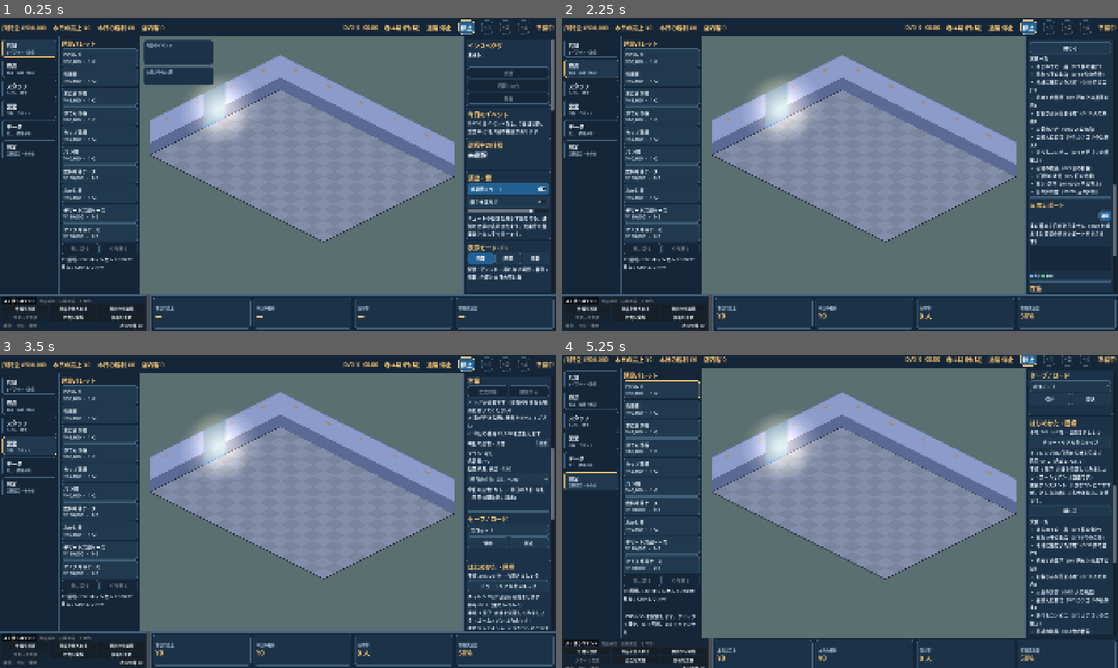
Above: before the commit, frames 1-4 (two rows, left to right).
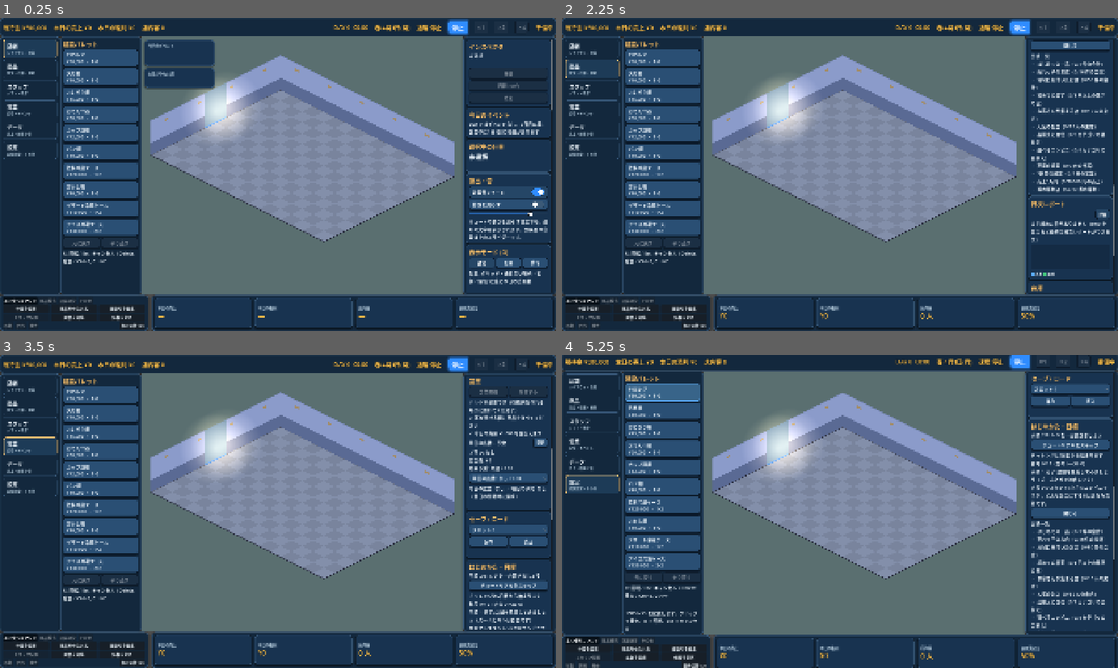
Above: after the commit, the same moments.

Repository: yn217/Convenience_store_Sim
Game: Godot game, scene res://scenes/main/Main.tscn
Same seed, same stepped clock (60 frames per second), same inputs: the game is played once before the commit and once after it.
Inputs (mouse positions are in pixels of both pictures, inside the frame that each line leads up to):
- Up to frame 1 (0.25 s): no input
- Up to frame 2 (2.25 s): click "停止" at 0.5 s; click (589, 49) at 1.27 s; click (589, 68) at 2.02 s
- Up to frame 3 (3.5 s): click (27, 445) at 2.77 s
- Up to frame 4 (5.25 s): click (589, 467) at 3.52 s; click (589, 486) at 4.27 s; click "POSレジ ¥90,000 ・ 1×2" at 5 s

The runs differ from the first frame. In frame 1, 18% of the frame differs, in the area x 0-100%, y 0-100%; in frame 2, 17%; in frame 3, 17%; in frame 4, 21%.

Commit message:
style: game-style theme for buttons, toasts, speed group and controls (#61)
- ui_theme: chunky two-tone buttons (bottom edge, pressed sinks onto it),
  thick rounded frames, shadowed cards, outlined gold values, segmented
  speed group (selected segment blue with glow), pill toggles, round-knob
  sliders, underline tabs. Primary/Confirm/Danger button variations added.
- cue_layer/cue_text: toasts are pills (max width 420, 6 px gaps) with a
  scale-in and fade driven by the existing clock; achievements get a warm rim.
- game_hud: speed buttons take Segment Left/Mid/Right variations (no new nodes).
- Tests: tests/unit/test_ui_theme_look.gd. Full suite 330 tests, 0 failures.
- Screenshots: docs/qa/screens/theme_before.png, theme_after.png.

Co-Authored-By: Claude Opus 5.5 <noreply@anthropic.com>

Diff:
--- a/scripts/presentation/cue_layer.gd
+++ b/scripts/presentation/cue_layer.gd
@@ -4,12 +4,19 @@
 ## toasts (top centre), "+¥" floats above the register, register glow, door flash, confetti and
 ## the small pickup / empty-handed marks over customers. Read-only.
 
-const TOAST_BG := Color(0.08, 0.10, 0.14, 0.88)
 const PRIORITY_EDGE := {"critical": Color("ff8a80"), "important": Color("ffd54f"), "normal": Color("90caf9"), "ambient": Color("b0bec5")}
 const PRIORITY_MARK := {"critical": "‼", "important": "★", "normal": "●", "ambient": "・"}
+const TOAST_FONT := 17
+const TOAST_MAX_WIDTH := 420.0
+const TOAST_PAD := 32.0
+const TOAST_GAP := 6.0
+const TOAST_POP_SECONDS := 0.18
 
 var _world: Node2D
 var _player: CuePlayer
+## Toast pills, built once per priority (UiTheme.toast_box); alpha is set per frame, no allocation.
+var _toast_boxes: Dictionary = {}
+var _achievement_box: StyleBoxFlat
 
 
 func _ready() -> void:
@@ -71,14 +78,38 @@
 		draw_rect(Rect2(pos, Vector2(8, 5)), Color.from_hsv(p["hue"], 0.6, 1.0, 1.0 - p["age"] / p["ttl"]))
 	var y := 14.0
 	for t in _player.toasts:
-		var text := "%s %s" % [PRIORITY_MARK[t["priority"]], t["text"]]
-		var ext := font.get_string_size(text, HORIZONTAL_ALIGNMENT_LEFT, -1, 18)
-		var r := Rect2(Vector2((size.x - ext.x) * 0.5 - 12.0, y), ext + Vector2(24.0, 12.0))
+		var ach := CueText.is_achievement(String(t["text"]))
+		var priority: String = t["priority"]
+		var text := "%s %s" % [PRIORITY_MARK[priority], t["text"]]
+		var ext := font.get_string_size(text, HORIZONTAL_ALIGNMENT_LEFT, -1, TOAST_FONT)
+		var w := minf(ext.x + TOAST_PAD, TOAST_MAX_WIDTH)
+		var h := ext.y + 12.0
 		var fade := 1.0 if _player.reduce_motion else clampf((t["ttl"] - t["age"]) / 0.3, 0.0, 1.0)
-		draw_rect(r, Color(TOAST_BG, TOAST_BG.a * fade))
-		draw_rect(r, Color(PRIORITY_EDGE[t["priority"]], fade), false, 2.0)
-		draw_string(font, r.position + Vector2(12.0, ext.y + 1.0), text, HORIZONTAL_ALIGNMENT_LEFT, -1, 18, Color(1, 1, 1, fade))
-		y += r.size.y + 6.0
+		var pop := 1.0 if _player.reduce_motion else clampf(float(t["age"]) / TOAST_POP_SECONDS, 0.0, 1.0)
+		var pop_scale := 0.9 + 0.1 * (1.0 - pow(1.0 - pop, 3.0))   # scale-in 0.9 -> 1.0, eased; no tween objects
+		var alpha := fade * pop
+		var box := _toast_box(priority, ach)
+		var edge: Color = UiTheme.WARM if ach else PRIORITY_EDGE[priority]
+		box.bg_color = Color(UiTheme.TOAST_BG, UiTheme.TOAST_BG.a * alpha)
+		box.border_color = Color(edge, (1.0 if ach else 0.7) * alpha)
+		draw_set_transform(Vector2(size.x * 0.5, y + h * 0.5), 0.0, Vector2(pop_scale, pop_scale))
+		draw_style_box(box, Rect2(Vector2(-w * 0.5, -h * 0.5), Vector2(w, h)))
+		var ink: Color = UiTheme.WARM if ach else Color.WHITE
+		var baseline := Vector2(-w * 0.5 + 16.0, -h * 0.5 + (h - ext.y) * 0.5 + font.get_ascent(TOAST_FONT))
+		draw_string_outline(font, baseline, text, HORIZONTAL_ALIGNMENT_LEFT, w - TOAST_PAD, TOAST_FONT, 3, Color(0, 0, 0, 0.6 * alpha))
+		draw_string(font, baseline, text, HORIZONTAL_ALIGNMENT_LEFT, w - TOAST_PAD, TOAST_FONT, Color(ink, alpha))
+		y += h + TOAST_GAP
+	draw_set_transform(Vector2.ZERO)
+
+
+func _toast_box(priority: String, achievement: bool) -> StyleBoxFlat:
+	if achievement:
+		if _achievement_box == null:
+			_achievement_box = UiTheme.toast_box(PRIORITY_EDGE["important"], true)
+		return _achievement_box
+	if not _toast_boxes.has(priority):
+		_toast_boxes[priority] = UiTheme.toast_box(PRIORITY_EDGE[priority], false)
+	return _toast_boxes[priority]
 
 
 func _customer_head(presenter: Node2D, customer_id: String) -> Vector2:
--- a/scripts/presentation/cue_text.gd
+++ b/scripts/presentation/cue_text.gd
@@ -2,6 +2,14 @@
 extends RefCounted
 ## Fixed Japanese notice texts of the cues (14 §2). Every cue that matters has a text, so muting
 ## the sound or turning off the motion never hides information.
+
+
+const ACHIEVEMENT_PREFIX := "称号を獲得"
+
+
+## Achievement toasts get the warm-bordered pill (ToastAchievement look in CueLayer).
+static func is_achievement(toast: String) -> bool:
+	return toast.begins_with(ACHIEVEMENT_PREFIX)
 
 
 static func toast_text(cue_id: String, payload: Dictionary, fixture_name: String = "") -> String:
@@ -15,7 +23,7 @@
 		"daily_recap":
 			return "営業日が終わりました。日次レポートを確認しましょう"
 		"milestone_celebrate":
-			return "称号を獲得: %s" % String(payload.get("name_ja", ""))
+			return "%s: %s" % [ACHIEVEMENT_PREFIX, String(payload.get("name_ja", ""))]
 		"daily_event_start":
 			return "今日のイベント: %s" % String(payload.get("name_ja", ""))
 		"daily_event_end":
--- a/scripts/presentation/game_hud.gd
+++ b/scripts/presentation/game_hud.gd
@@ -36,7 +36,7 @@
 	for speed in [0, 1, 2, 4]:
 		var b := Button.new()
 		b.text = speed_text(speed)
-		b.theme_type_variation = &"HudSpeedButton"
+		b.theme_type_variation = &"SegmentLeft" if speed == 0 else (&"SegmentRight" if speed == 4 else &"SegmentMid")
 		b.toggle_mode = true
 		b.focus_mode = Control.FOCUS_NONE
 		b.pressed.connect(func(): speed_requested.emit(speed))
--- a/scripts/presentation/ui_theme.gd
+++ b/scripts/presentation/ui_theme.gd
@@ -1,22 +1,40 @@
 class_name UiTheme
 extends RefCounted
 ## Theme built from docs/design/UI_DESIGN_TOKENS.md. Sizes live here, not in scenes (04 §1).
-
-const BACKGROUND := Color("0c1724")
-const PANEL := Color("142638")
-const PANEL_ELEVATED := Color("20394e")
-const BORDER := Color("42617b")
-const BRAND_BLUE := Color("226092")
+## Game-style look (#61): chunky two-tone buttons with a bottom edge that presses down, thick
+## rounded frames, outlined numbers, a segmented speed group, pill toggles, round-knob sliders and
+## pill toasts. Colours are tokens; scenes only pick type variations. Button text is kept at
+## contrast >= 4.5:1 against its face (white on the saturated faces below).
+
+const BACKGROUND := Color("0b1a2b")
+const PANEL := Color("13283d")
+const PANEL_ELEVATED := Color("1d3b57")
+const BORDER := Color("38597a")
+const EDGE_DARK := Color("07111d")
+const BRAND_BLUE := Color("1a6ad8")
+const HIGHLIGHT_BLUE := Color("2f8cff")
 const TEXT_PRIMARY := Color("edf5fb")
 const TEXT_SECONDARY := Color("adc4d5")
 
 const WARM := Color("ffc873")
+const GOLD := Color("ffc24a")
 const SUCCESS_GREEN := Color("43c67d")
+const CONFIRM_GREEN := Color("17784a")
+const DANGER_RED := Color("c93a3f")
 const INFO_CYAN := Color("5caefd")
-const CARD := Color("1b3248")
-const RADIUS := 8
+const CARD := Color("183350")
+const SLATE := Color("2a4f74")
+const SLATE_EDGE := Color("0a1828")
+const SLATE_HOVER := Color("386489")
+const DISABLED_FACE := Color("1b2f44")
+const DISABLED_EDGE := Color("0e1c2c")
+const TOAST_BG := Color(0.04, 0.08, 0.13, 0.9)
+const RADIUS := 10
+const BUTTON_RADIUS := 8
 const BAR_RADIUS := 4
 const HUD_RADIUS := 14
+const FRAME_RADIUS := 12
+const TOAST_RADIUS := 16
 
 const HUD_HEIGHT := 64
 const BAR_HEIGHT := 8
@@ -30,48 +48,86 @@
 
 static func build() -> Theme:
 	var theme := Theme.new()
-	theme.set_stylebox("panel", "PanelContainer", _box(PANEL))
-	theme.set_stylebox("disabled", "Button", _box(PANEL, 8))
-	var warm_hover := _box(PANEL_ELEVATED, 8)
-	warm_hover.border_color = WARM
-	theme.set_stylebox("hover", "Button", warm_hover)
-	theme.set_stylebox("normal", "Button", _box(PANEL_ELEVATED, 8))
-	theme.set_stylebox("pressed", "Button", _box(BRAND_BLUE, 8))
+	# Frames: default panels are thick rounded game windows, cards are lifted with a shadow.
+	theme.set_stylebox("panel", "PanelContainer", _frame(PANEL))
 	theme.add_type("Card")
 	theme.set_type_variation("Card", "PanelContainer")
-	theme.set_stylebox("panel", "Card", _box(CARD, RADIUS))
+	theme.set_stylebox("panel", "Card", _card_box())
+	# Buttons: chunky, bottom edge, hover lifts to a cyan rim, pressed sinks onto the edge.
+	_button_set(theme, "Button", SLATE, SLATE_EDGE, SLATE_HOVER, INFO_CYAN)
+	_variation_button(theme, "PrimaryButton", BRAND_BLUE, Color("0b3f91"), Color("2a7cf0"), Color("8fc4ff"))
+	_variation_button(theme, "ConfirmButton", CONFIRM_GREEN, Color("0a4a2b"), Color("1f9159"), Color("8ff0b8"))
+	_variation_button(theme, "DangerButton", DANGER_RED, Color("6e1c21"), Color("dd4a4f"), Color("ffb3b3"))
+	# Speed control: one segmented pill, the selected segment filled blue with a soft glow.
+	_segment_type(theme, "SegmentLeft", true, false)
+	_segment_type(theme, "SegmentMid", false, false)
+	_segment_type(theme, "SegmentRight", false, true)
+	_segment_type(theme, "HudSpeedButton", true, true)
+	# Labels: numbers carry a dark outline so they read over any background.
+	theme.set_color("font_color", "Label", TEXT_PRIMARY)
+	theme.set_font_size("font_size", "Label", FONT_BODY)
 	theme.add_type("SectionTitle")
 	theme.set_type_variation("SectionTitle", "Label")
 	theme.set_color("font_color", "SectionTitle", WARM)
 	theme.set_font_size("font_size", "SectionTitle", 20)
+	theme.set_constant("outline_size", "SectionTitle", 2)
+	theme.set_color("font_outline_color", "SectionTitle", Color(0, 0, 0, 0.7))
 	theme.add_type("CardTitle")
 	theme.set_type_variation("CardTitle", "Label")
 	theme.set_color("font_color", "CardTitle", TEXT_SECONDARY)
 	theme.set_font_size("font_size", "CardTitle", 13)
 	theme.add_type("CardValue")
 	theme.set_type_variation("CardValue", "Label")
-	theme.set_color("font_color", "CardValue", WARM)
+	theme.set_color("font_color", "CardValue", GOLD)
 	theme.set_font_size("font_size", "CardValue", 24)
+	_outline(theme, "CardValue", 3)
 	theme.add_type("HudValue")
 	theme.set_type_variation("HudValue", "Label")
-	theme.set_color("font_color", "HudValue", WARM)
+	theme.set_color("font_color", "HudValue", GOLD)
 	theme.set_font_size("font_size", "HudValue", FONT_HUD)
-	theme.add_type("HudSpeedButton")
-	theme.set_type_variation("HudSpeedButton", "Button")
-	theme.set_stylebox("normal", "HudSpeedButton", _hud_button_box(PANEL_ELEVATED, BORDER))
-	theme.set_stylebox("hover", "HudSpeedButton", _hud_button_box(PANEL_ELEVATED, WARM))
-	theme.set_stylebox("disabled", "HudSpeedButton", _hud_button_box(PANEL, BORDER))
-	theme.set_stylebox("pressed", "HudSpeedButton", _hud_button_box(BRAND_BLUE, WARM))
-	theme.set_stylebox("hover_pressed", "HudSpeedButton", _hud_button_box(BRAND_BLUE, WARM))
-	theme.set_color("font_color", "HudSpeedButton", TEXT_PRIMARY)
-	theme.set_font_size("font_size", "HudSpeedButton", FONT_HUD)
-	theme.set_color("font_color", "Label", TEXT_PRIMARY)
-	theme.set_color("font_color", "Button", TEXT_PRIMARY)
-	theme.set_font_size("font_size", "Label", FONT_BODY)
-	theme.set_font_size("font_size", "Button", FONT_BODY)
-	theme.set_stylebox("background", "ProgressBar", _bar_box(PANEL_ELEVATED))
+	_outline(theme, "HudValue", 3)
+	# Toggles: pill track with a white knob (blue when on).
+	theme.set_icon("checked", "CheckButton", _toggle_texture(true))
+	theme.set_icon("checked_disabled", "CheckButton", _toggle_texture(true))
+	theme.set_icon("unchecked", "CheckButton", _toggle_texture(false))
+	theme.set_icon("unchecked_disabled", "CheckButton", _toggle_texture(false))
+	theme.set_constant("h_separation", "CheckButton", 10)
+	# Sliders: thin track, blue fill up to a round white grabber.
+	theme.set_stylebox("slider", "HSlider", _track_box())
+	theme.set_stylebox("grabber_area", "HSlider", _fill_box(HIGHLIGHT_BLUE))
+	theme.set_stylebox("grabber_area_highlight", "HSlider", _fill_box(INFO_CYAN))
+	var knob := _disc_texture(18, Color.WHITE, EDGE_DARK)
+	theme.set_icon("grabber", "HSlider", knob)
+	theme.set_icon("grabber_highlight", "HSlider", knob)
+	theme.set_icon("grabber_disabled", "HSlider", knob)
+	# Tabs: an underline in warm gold marks the active tab.
+	for tab_type in ["TabBar", "TabContainer"]:
+		theme.set_stylebox("tab_selected", tab_type, _tab_box(true))
+		theme.set_stylebox("tab_unselected", tab_type, _tab_box(false))
+		theme.set_stylebox("tab_hovered", tab_type, _tab_box(false, true))
+		theme.set_color("font_selected_color", tab_type, TEXT_PRIMARY)
+		theme.set_color("font_unselected_color", tab_type, TEXT_SECONDARY)
+		theme.set_color("font_hovered_color", tab_type, TEXT_PRIMARY)
+	theme.set_stylebox("background", "ProgressBar", _bar_box(Color("0a1726")))
 	theme.set_stylebox("fill", "ProgressBar", _bar_box(WARM))
 	return theme
+
+
+## Toast pill (CueLayer draws it with draw_style_box). The caller fades it by setting bg/border alpha.
+static func toast_box(edge: Color, achievement: bool) -> StyleBoxFlat:
+	var b := StyleBoxFlat.new()
+	b.bg_color = TOAST_BG
+	b.set_corner_radius_all(TOAST_RADIUS)
+	b.set_border_width_all(1)
+	b.border_color = WARM if achievement else Color(edge, 0.7)
+	b.content_margin_left = 16.0
+	b.content_margin_right = 16.0
+	b.content_margin_top = 5.0
+	b.content_margin_bottom = 5.0
+	b.shadow_color = Color(0, 0, 0, 0.4)
+	b.shadow_size = 6
+	b.shadow_offset = Vector2(0, 3)
+	return b
 
 
 static func _box(color: Color, radius: int = 0) -> StyleBoxFlat:
@@ -84,6 +140,26 @@
 	return b
 
 
+static func _frame(color: Color) -> StyleBoxFlat:
+	var b := _box(color, FRAME_RADIUS)
+	b.set_border_width_all(2)
+	b.set_content_margin_all(10)
+	b.shadow_color = Color(0, 0, 0, 0.35)
+	b.shadow_size = 6
+	b.shadow_offset = Vector2(0, 3)
+	return b
+
+
+static func _card_box() -> StyleBoxFlat:
+	var b := _box(CARD, RADIUS)
+	b.border_color = Color(BORDER, 0.6)
+	b.set_content_margin_all(10)
+	b.shadow_color = Color(0, 0, 0, 0.4)
+	b.shadow_size = 5
+	b.shadow_offset = Vector2(0, 3)
+	return b
+
+
 static func _bar_box(color: Color) -> StyleBoxFlat:
 	var b := StyleBoxFlat.new()
 	b.set_corner_radius_all(BAR_RADIUS)
@@ -92,7 +168,145 @@
 	return b
 
 
-static func _hud_button_box(color: Color, border: Color) -> StyleBoxFlat:
-	var b := _box(color, HUD_RADIUS)
-	b.border_color = border
-	return b
+## One button face. Pressed moves the content down onto the edge (thinner bottom edge, more top margin).
+static func _button(face: Color, edge: Color, pressed: bool = false, radius: int = BUTTON_RADIUS) -> StyleBoxFlat:
+	var b := StyleBoxFlat.new()
+	b.bg_color = face
+	b.border_color = edge
+	b.set_corner_radius_all(radius)
+	b.set_border_width_all(1)
+	b.border_width_bottom = 1 if pressed else 4
+	b.content_margin_left = 12.0
+	b.content_margin_right = 12.0
+	b.content_margin_top = 8.0 if pressed else 6.0
+	b.content_margin_bottom = 6.0 if pressed else 8.0
+	b.shadow_color = Color(0, 0, 0, 0.0 if pressed else 0.3)
+	b.shadow_size = 0 if pressed else 3
+	b.shadow_offset = Vector2(0, 0 if pressed else 2)
+	return b
+
+
+static func _button_set(theme: Theme, type: String, face: Color, edge: Color, hover_face: Color, hover_edge: Color) -> void:
+	var pressed_face := face.darkened(0.12)
+	theme.set_stylebox("normal", type, _button(face, edge))
+	theme.set_stylebox("hover", type, _button(hover_face, hover_edge))
+	theme.set_stylebox("pressed", type, _button(pressed_face, edge, true))
+	theme.set_stylebox("hover_pressed", type, _button(pressed_face, edge, true))
+	theme.set_stylebox("disabled", type, _button(DISABLED_FACE, DISABLED_EDGE))
+	theme.set_stylebox("focus", type, StyleBoxEmpty.new())
+	theme.set_color("font_color", type, TEXT_PRIMARY)
+	theme.set_color("font_hover_color", type, Color.WHITE)
+	theme.set_color("font_pressed_color", type, Color.WHITE)
+	theme.set_color("font_focus_color", type, Color.WHITE)
+	theme.set_color("font_disabled_color", type, Color(1, 1, 1, 0.45))
+	theme.set_font_size("font_size", type, FONT_BODY)
+
+
+static func _variation_button(theme: Theme, name: String, face: Color, edge: Color, hover_face: Color, hover_edge: Color) -> void:
+	theme.add_type(name)
+	theme.set_type_variation(name, "Button")
+	_button_set(theme, name, face, edge, hover_face, hover_edge)
+
+
+## Speed segment. Outer segments round their outside corners; the selected one glows blue.
+static func _segment_type(theme: Theme, name: String, round_left: bool, round_right: bool) -> void:
+	theme.add_type(name)
+	theme.set_type_variation(name, "Button")
+	theme.set_stylebox("normal", name, _segment_box(SLATE, SLATE_EDGE, round_left, round_right, false))
+	theme.set_stylebox("hover", name, _segment_box(SLATE_HOVER, INFO_CYAN, round_left, round_right, false))
+	theme.set_stylebox("pressed", name, _segment_box(HIGHLIGHT_BLUE, HIGHLIGHT_BLUE, round_left, round_right, true))
+	theme.set_stylebox("hover_pressed", name, _segment_box(HIGHLIGHT_BLUE, HIGHLIGHT_BLUE, round_left, round_right, true))
+	theme.set_stylebox("disabled", name, _segment_box(DISABLED_FACE, DISABLED_EDGE, round_left, round_right, false))
+	theme.set_stylebox("focus", name, StyleBoxEmpty.new())
+	theme.set_color("font_color", name, TEXT_PRIMARY)
+	theme.set_color("font_hover_color", name, Color.WHITE)
+	theme.set_color("font_pressed_color", name, Color.WHITE)
+	theme.set_color("font_disabled_color", name, Color(1, 1, 1, 0.45))
+	theme.set_font_size("font_size", name, FONT_HUD)
+
+
+static func _segment_box(face: Color, edge: Color, round_left: bool, round_right: bool, glow: bool) -> StyleBoxFlat:
+	var b := StyleBoxFlat.new()
+	b.bg_color = face
+	b.border_color = edge
+	b.set_border_width_all(1)
+	b.border_width_bottom = 3
+	b.corner_radius_top_left = 10 if round_left else 0
+	b.corner_radius_bottom_left = 10 if round_left else 0
+	b.corner_radius_top_right = 10 if round_right else 0
+	b.corner_radius_bottom_right = 10 if round_right else 0
+	b.content_margin_left = 12.0
+	b.content_margin_right = 12.0
+	b.content_margin_top = 6.0
+	b.content_margin_bottom = 6.0
+	if glow:
+		b.shadow_color = Color(0.18, 0.55, 1.0, 0.55)
+		b.shadow_size = 8
+	return b
+
+
+static func _tab_box(selected: bool, hovered: bool = false) -> StyleBoxFlat:
+	var b := StyleBoxFlat.new()
+	b.bg_color = Color(1, 1, 1, 0.06) if hovered else (Color(WARM, 0.08) if selected else Color(0, 0, 0, 0))
+	b.corner_radius_top_left = 8
+	b.corner_radius_top_right = 8
+	b.border_color = WARM
+	b.border_width_bottom = 3 if selected else 0
+	b.content_margin_left = 12.0
+	b.content_margin_right = 12.0
+	b.content_margin_top = 6.0
+	b.content_margin_bottom = 6.0
+	return b
+
+
+static func _track_box() -> StyleBoxFlat:
+	var b := StyleBoxFlat.new()
+	b.bg_color = Color("213a54")
+	b.set_corner_radius_all(BAR_RADIUS)
+	b.content_margin_top = 2.0
+	b.content_margin_bottom = 2.0
+	return b
+
+
+static func _fill_box(color: Color) -> StyleBoxFlat:
+	var b := StyleBoxFlat.new()
+	b.bg_color = color
+	b.set_corner_radius_all(BAR_RADIUS)
+	b.content_margin_top = 2.0
+	b.content_margin_bottom = 2.0
+	return b
+
+
+static func _outline(theme: Theme, type: String, size: int) -> void:
+	theme.set_constant("outline_size", type, size)
+	theme.set_color("font_outline_color", type, Color(0, 0, 0, 0.75))
+
+
+## Pill toggle track 44x24 with a white knob (on = blue track, knob right).
+static func _toggle_texture(on: bool) -> ImageTexture:
+	var w := 44
+	var h := 24
+	var img := Image.create(w, h, false, Image.FORMAT_RGBA8)
+	var track := HIGHLIGHT_BLUE if on else Color("3b5a78")
+	var r := h * 0.5
+	var knob_x: float = (w - r) if on else r
+	for y in h:
+		for x in w:
+			var px := Vector2(x + 0.5, y + 0.5)
+			var core := Vector2(clampf(px.x, r, w - r), r)
+			if px.distance_to(core) <= r:
+				img.set_pixel(x, y, track)
+				if px.distance_to(Vector2(knob_x, r)) <= r - 3.0:
+					img.set_pixel(x, y, Color.WHITE)
+	return ImageTexture.create_from_image(img)
+
+
+static func _disc_texture(d: int, fill: Color, rim: Color) -> ImageTexture:
+	var img := Image.create(d, d, false, Image.FORMAT_RGBA8)
+	var c := Vector2(d, d) * 0.5
+	for y in d:
+		for x in d:
+			var dist := Vector2(x + 0.5, y + 0.5).distance_to(c)
+			if dist <= d * 0.5:
+				img.set_pixel(x, y, rim if dist > d * 0.5 - 2.0 else fill)
+	return ImageTexture.create_from_image(img)
--- /dev/null
+++ b/tests/unit/test_ui_theme_look.gd
@@ -0,0 +1,34 @@
+extends RefCounted
+## #61 game-style look: the toast helpers and the type variations the HUD and toasts rely on.
+
+
+func test_achievement_toasts_are_recognised_by_text(t, _tree) -> void:
+	var text := CueText.toast_text("milestone_celebrate", {"name_ja": "売上1万円"})
+	t.ok(CueText.is_achievement(text), "milestone toast is an achievement: %s" % text)
+	t.ok(not CueText.is_achievement(CueText.toast_text("long_queue", {})), "queue notice is a normal toast")
+	t.ok(not CueText.is_achievement(""), "empty text is not an achievement")
+
+
+func test_achievement_toast_box_has_warm_rim(t, _tree) -> void:
+	var achievement := UiTheme.toast_box(Color("90caf9"), true)
+	t.eq(achievement.border_color, UiTheme.WARM)
+	t.eq(achievement.get_border_width(SIDE_TOP), 1)
+	var normal := UiTheme.toast_box(Color("90caf9"), false)
+	t.ok(normal.border_color != UiTheme.WARM, "normal toasts keep the priority edge colour")
+	t.ok(normal.corner_radius_top_left >= 12, "toasts are pills")
+
+
+func test_theme_provides_segment_and_toggle_variations(t, _tree) -> void:
+	var theme := UiTheme.build()
+	for variation in ["SegmentLeft", "SegmentMid", "SegmentRight", "PrimaryButton", "ConfirmButton", "DangerButton", "Card"]:
+		t.ok(theme.has_stylebox("panel" if variation == "Card" else "normal", variation), "type variation %s has its look" % variation)
+	t.ok(theme.has_stylebox("pressed", "SegmentMid"), "selected segment has a pressed look")
+	t.ok(theme.has_icon("checked", "CheckButton") and theme.has_icon("unchecked", "CheckButton"), "toggles have pill icons")
+	t.ok(theme.has_icon("grabber", "HSlider"), "sliders have a round grabber")
+
+
+func test_segment_corners_round_only_outer_side(t, _tree) -> void:
+	var left := UiTheme._segment_box(UiTheme.SLATE, UiTheme.SLATE_EDGE, true, false, false)
+	t.ok(left.corner_radius_top_left > 0 and left.corner_radius_top_right == 0, "left segment rounds its left corners only")
+	var mid := UiTheme._segment_box(UiTheme.SLATE, UiTheme.SLATE_EDGE, false, false, false)
+	t.eq(mid.corner_radius_top_left + mid.corner_radius_top_right, 0)
Binary file added: docs/qa/screens/theme_after.png
Binary file added: docs/qa/screens/theme_before.png
